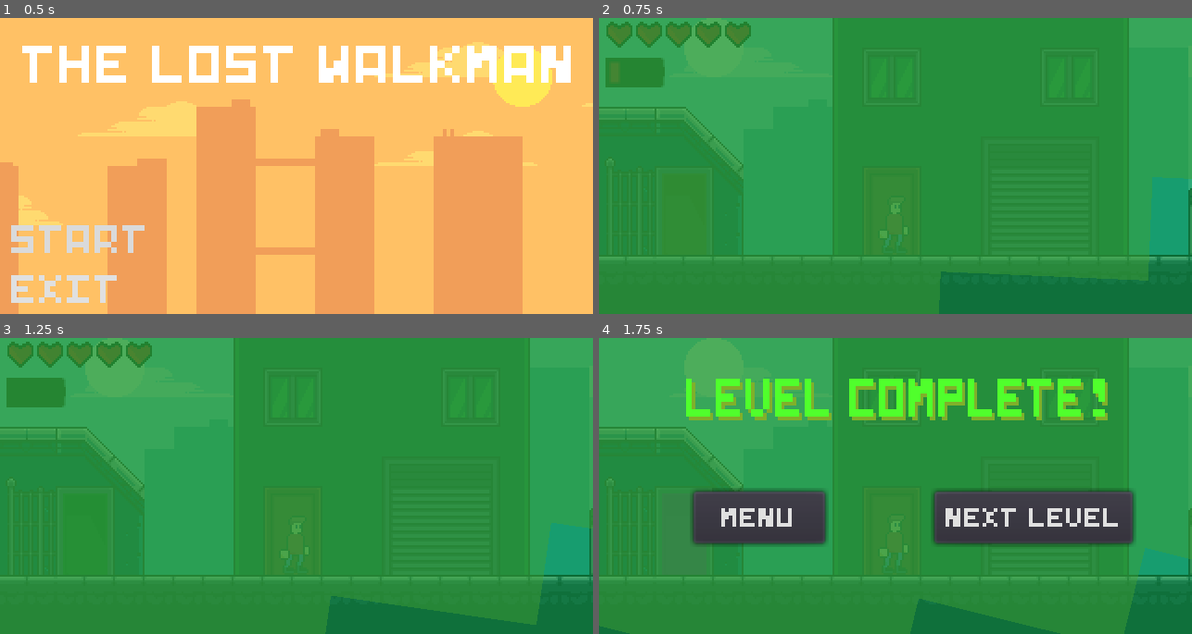
Above: before the commit, frames 1-4 (two rows, left to right).
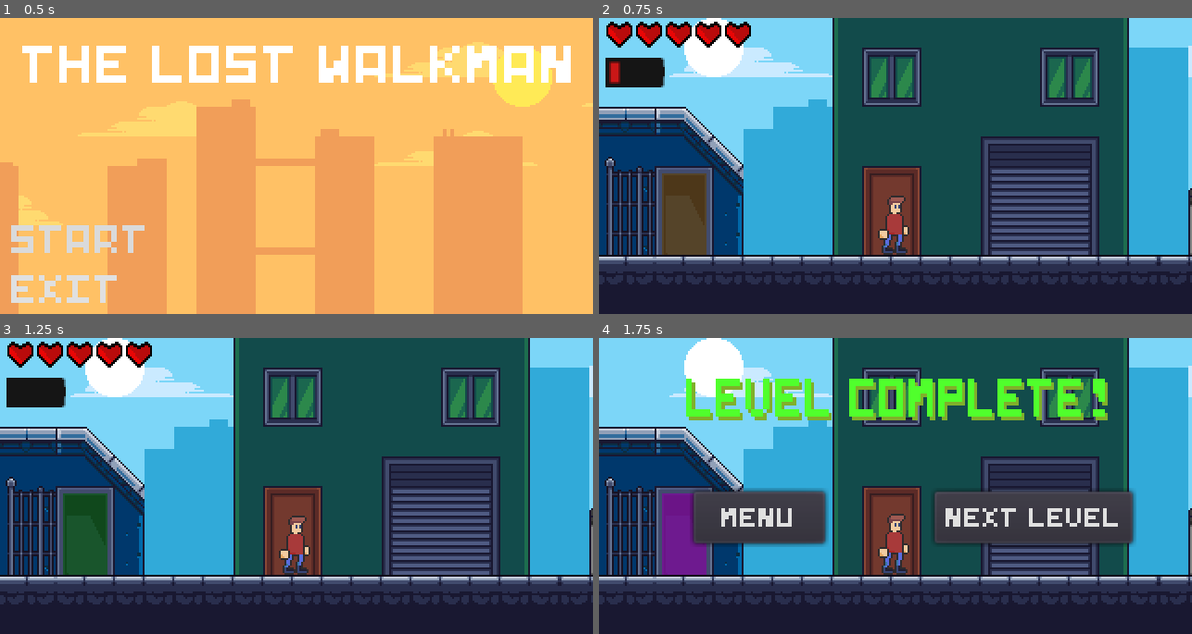
Above: after the commit, the same moments.

Repository: Glow-Project/LostTech
Game: Godot game, scene res://Menu/Menu.tscn
Same seed, same stepped clock (60 frames per second), same inputs: the game is played once before the commit and once after it.
Inputs:
- Up to frame 1 (0.5 s): no input
- Up to frame 2 (0.75 s): click "Start" at 0.5 s
- Up to frame 3 (1.25 s): no input
- Up to frame 4 (1.75 s): tap Enter (ui_accept) at 1.25, 1.52 s; hold Right (ui_right) from 1.28 s (still down)

Frame 1 is identical in both runs. In frame 2, 99% of the frame differs, in the area x 0-100%, y 0-100%; in frame 3, 99%; in frame 4, 84%.

Commit message:
Removed Raggea test

Diff:
--- a/Levels/Level1/Level1.tscn
+++ b/Levels/Level1/Level1.tscn
@@ -14,7 +14,6 @@
 [ext_resource path="res://Design/Tilesets/Foreground.tres" type="TileSet" id=12]
 [ext_resource path="res://Items/HeartContainer/HeartContainer.tscn" type="PackedScene" id=13]
 [ext_resource path="res://Design/Filter/PartyFilter/PartyFilter.tscn" type="PackedScene" id=14]
-[ext_resource path="res://Design/Filter/RaggeaFilter/RaggeaFilter.tscn" type="PackedScene" id=15]
 
 [sub_resource type="ConvexPolygonShape2D" id=42]
 points = PoolVector2Array( 16, 0, 16, 16, 0, 16, 0, 16 )
@@ -2478,6 +2477,3 @@
 
 [node name="Camera" parent="." instance=ExtResource( 4 )]
 position = Vector2( 160.149, 79.8796 )
-
-[node name="Node2D" parent="Camera" instance=ExtResource( 15 )]
-scale = Vector2( 7, 7 )
Not shown: 1 places in Levels/Level1/Level1.tscn that only renumber resources
